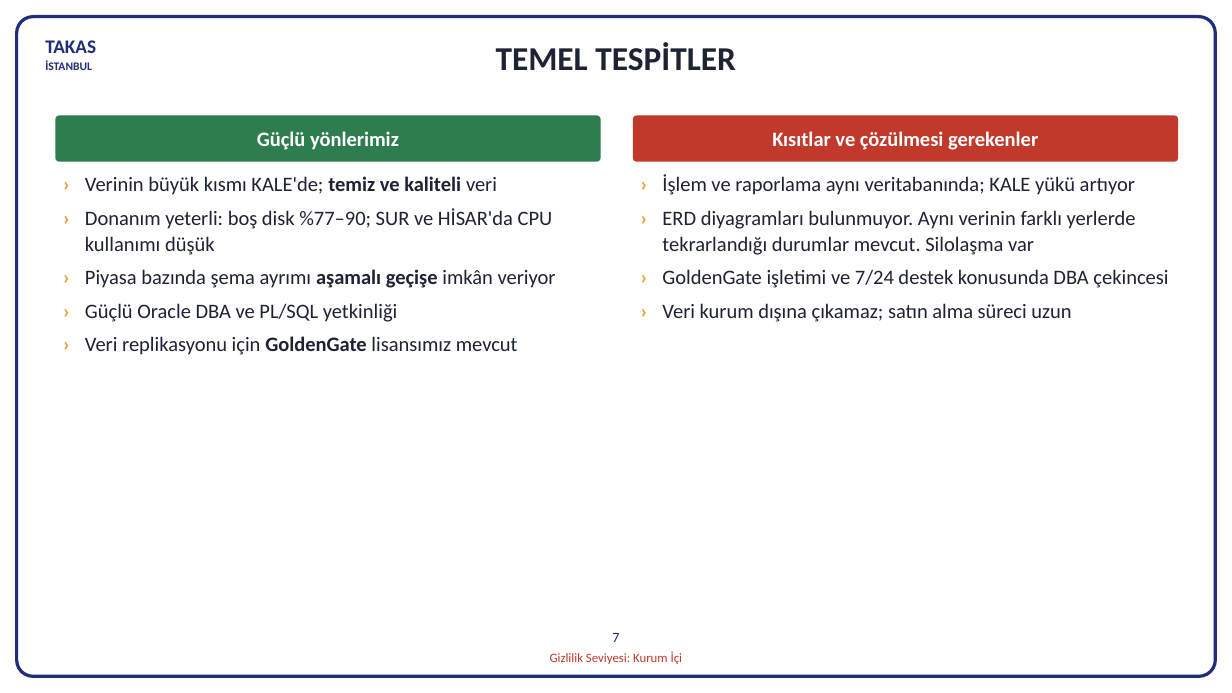
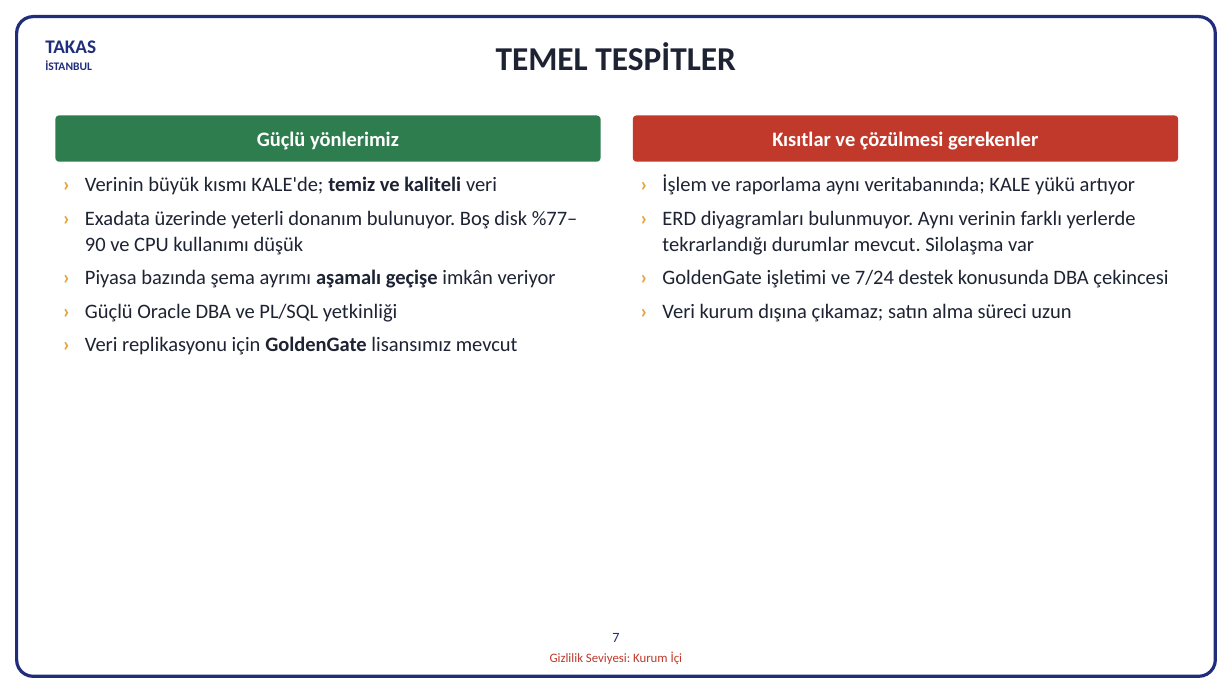
Before and after one commit to hanifidemirel0/Cursor-Projects, a slide deck: slide 7 of outputs/dwh-sunum-kasim-2026/5 - DWHSunum_Kasim2026.pptx. Drawn at 1232x693 pixels with LibreOffice and Linux fonts; fonts in the diff are those of the drawing. Boxes give left, top, right and bottom in pixels: in the first picture for what was removed or moved away, otherwise in the second. Text is boxed around its words. In the diff, an @@ line names an element or a change of style, - is before the commit and + after.

```diff
--- a/outputs/dwh-sunum-kasim-2026/5 - DWHSunum_Kasim2026.pptx
+++ b/outputs/dwh-sunum-kasim-2026/5 - DWHSunum_Kasim2026.pptx
@@ text at <box>85,210,578,255</box>: text changed @@
-› Donanım yeterli: boş disk %77–90; SUR ve HİSAR'da CPU kullanımı düşük
+› Exadata üzerinde yeterli donanım bulunuyor. Boş disk %77–90 ve CPU kullanımı düşük
```
Also in this commit, not shown: 2 other files.
